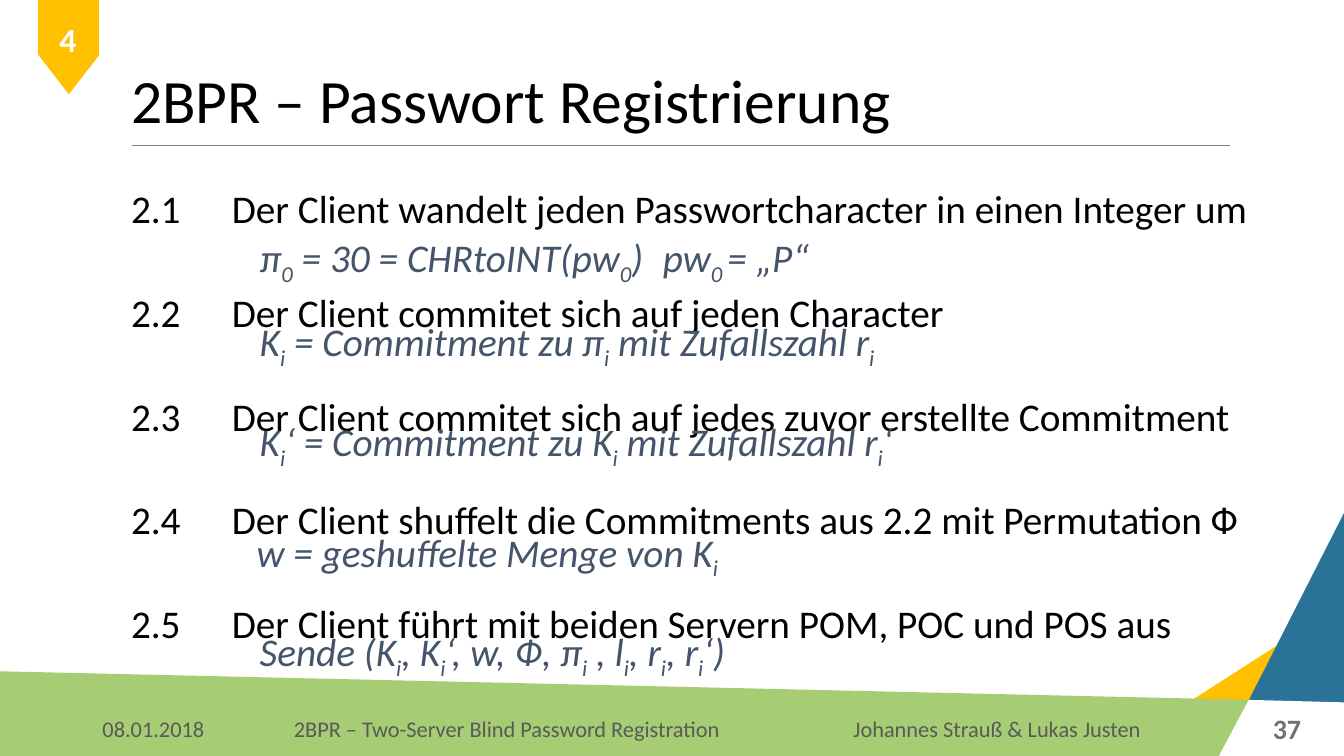
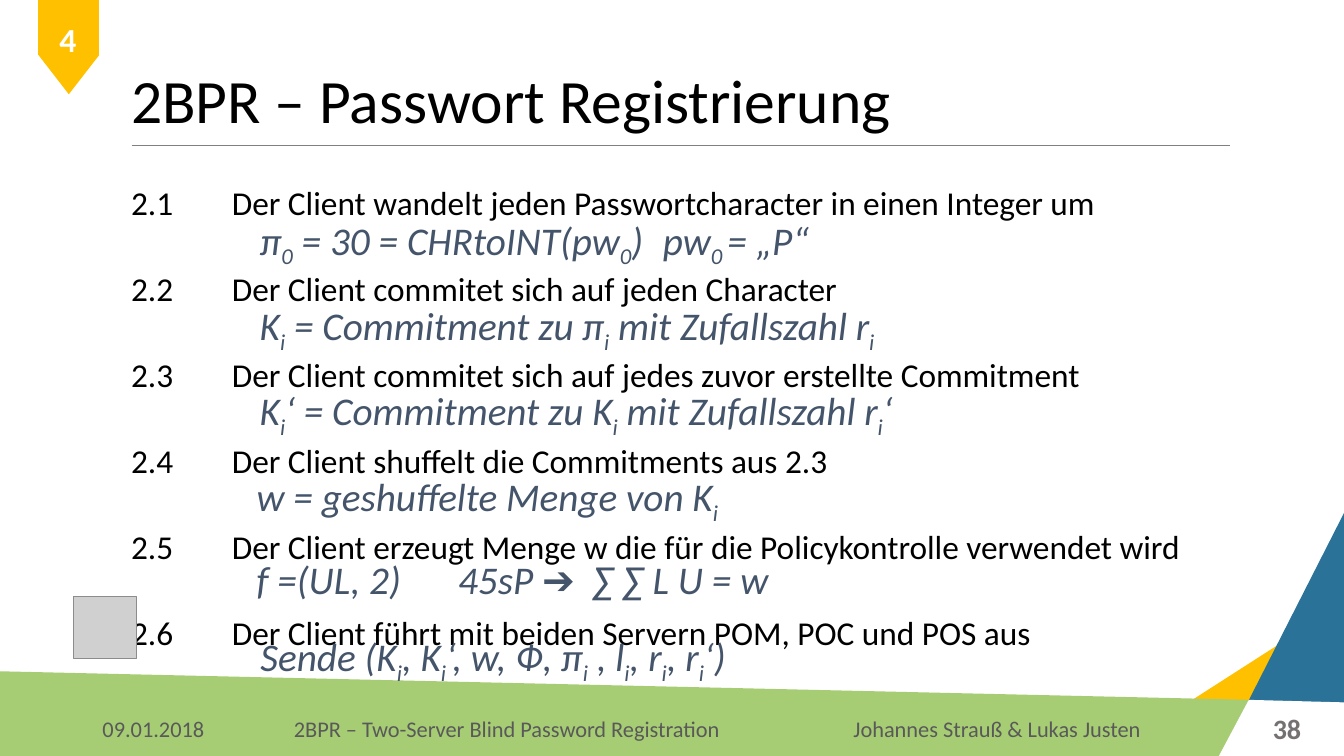
Before and after one commit to Lukas-Justen/IT-Security-2BPR, a slide deck: slide 38 of 2BPR.pptx (slide 37 before the commit). Drawn at 1344x756 pixels with LibreOffice and Linux fonts; fonts in the diff are those of the drawing; grey boxes stand for pictures; background and template pictures are left out. Boxes give left, top, right and bottom in pixels: in the first picture for what was removed or moved away, otherwise in the second. Text is boxed around its words. In the diff, an @@ line names an element or a change of style, - is before the commit and + after.

Commit message:
Passwort Registrierung & Sicherheitsanalyse

```diff
--- a/2BPR.pptx
+++ b/2BPR.pptx
@@ text at box(131, 192, 1094, 393): size 28 to 23.8 pt in "2.1 Der Client wandelt jeden Passwortcharacter in ...", "2.2 Der Client commitet sich auf jeden ...", "2.3 Der Client commitet sich auf jedes ..."; line spacing 0.9 to 0.8; line spacing 1.9 to 1.8 @@
@@ text "π0 = 30 = CHRtoINT(pw0) ...": place and size @@
-text "π0 = 30 = CHRtoINT(pw0) ..." at box(330, 243, 809, 279)
+text "π0 = 30 = CHRtoINT(pw0) ..." at box(330, 226, 809, 262)
@@ text at box(322, 312, 847, 345): text changed @@
-Ki‘ = Commitment zu Ki mit Zufallszahl ri‘
+Ki = Commitment zu πi mit Zufallszahl ri
@@ text at box(332, 397, 856, 430): text changed @@
-Ki = Commitment zu πi mit Zufallszahl ri
+Ki‘ = Commitment zu Ki mit Zufallszahl ri‘
@@ text at box(131, 450, 1180, 654): text changed; size 28 to 23.8 pt @@
-2.4 Der Client shuffelt die Commitments aus 2.2 mit Permutation Ф
-2.5 Der Client führt mit beiden Servern POM, POC und POS aus
+2.4 Der Client shuffelt die Commitments aus 2.3
+2.5 Der Client erzeugt Menge w die für die Policykontrolle verwendet wird
+2.6 Der Client führt mit beiden Servern POM, POC und POS aus
@@ text "w = geshuffelte Menge von ..." rewrapped from box(257, 534, 684, 574) to box(257, 483, 684, 518) @@
@@ text added at box(257, 562, 768, 599), 28 pt, text #44546A, italic @@
+f =(UL, 2) 45sP ➔ ∑ ∑ L U = w
@@ picture added at box(74, 597, 136, 659) @@
@@ text "Sende (Ki, Ki‘, w, Ф, ..." rewrapped from box(260, 633, 552, 671) to box(260, 638, 552, 681) @@
@@ page number at box(1273, 719, 1301, 739): text changed @@
-37
+38
@@ text at box(102, 722, 204, 737): text changed @@
-08.01.2018
+09.01.2018
```
Also in this commit, not shown: 49 other slides changed, 1 slide added, 1 other file.
